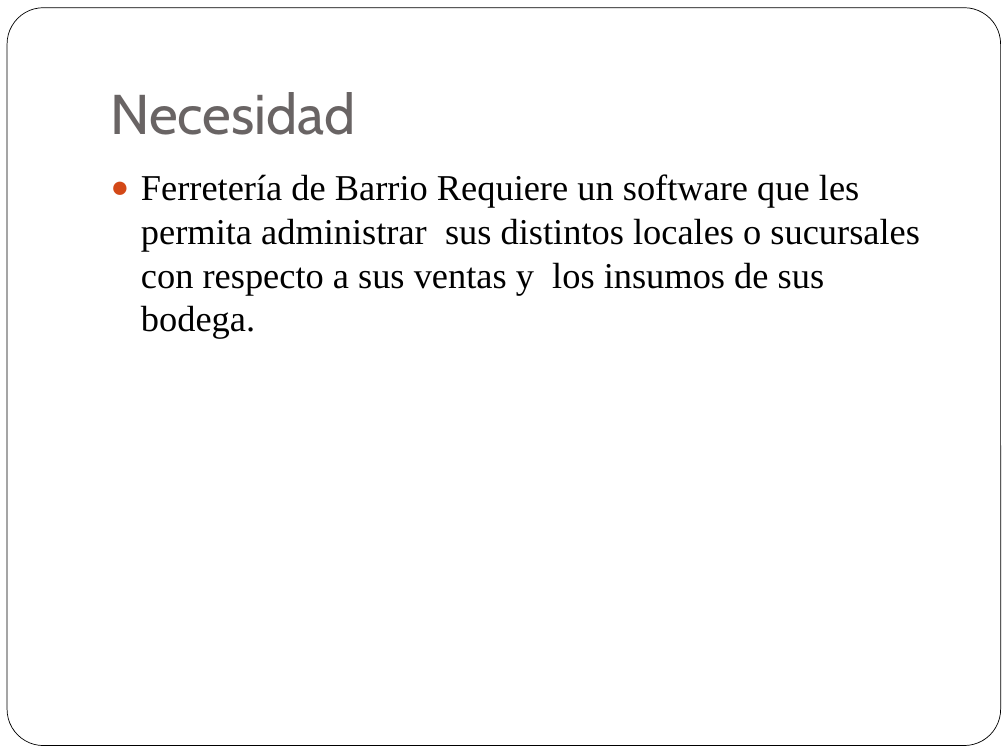
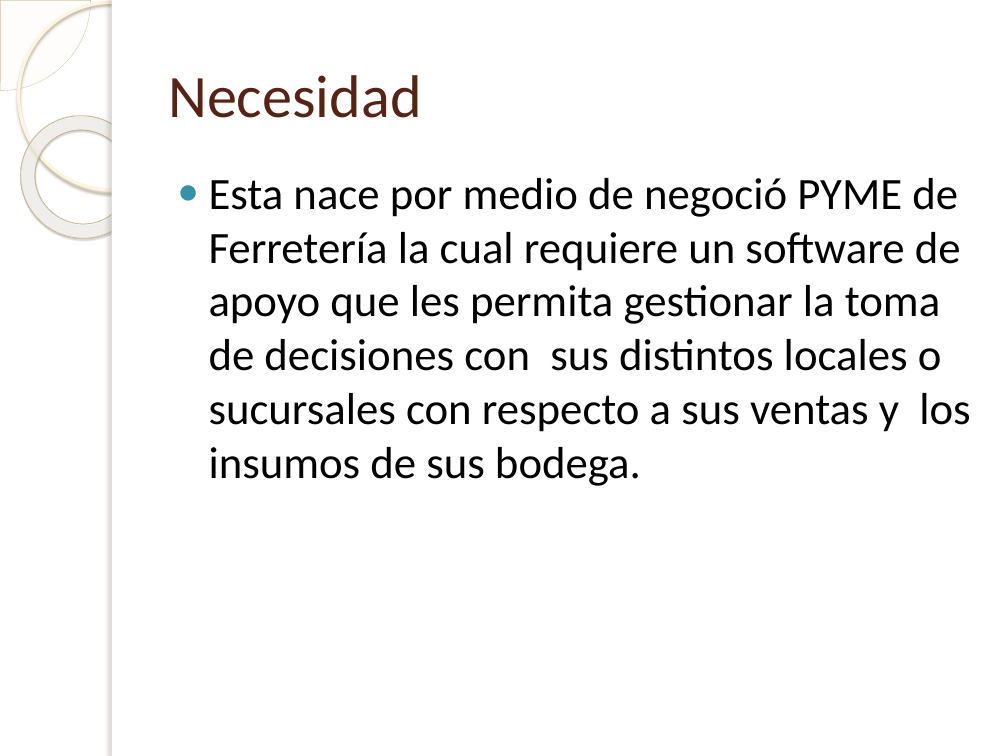
Before and after one commit to tonporaqui/DocProyecto, a slide deck: slide 3 of Proyecto SIAF.pptx (slide 2 before the commit). Drawn at 1008x756 pixels with LibreOffice and Linux fonts; fonts in the diff are those of the drawing; background and template pictures are left out. Boxes give left, top, right and bottom in pixels: in the first picture for what was removed or moved away, otherwise in the second. Text is boxed around its words. In the diff, an @@ line names an element or a change of style, - is before the commit and + after.

```diff
--- a/Proyecto SIAF.pptx
+++ b/Proyecto SIAF.pptx
@@ pie slice (boxed as its full ellipse) added at box(0, 0, 91, 91), fill #FEFAF4 at 33% opacity, outline #D3C39F 0.25 pt @@
@@ rounded rectangle removed at box(7, 8, 1001, 746) @@
@@ ellipse added at box(18, 2, 206, 190), outline #FFF5DE 2.15 pt @@
@@ rectangle added at box(112, 0, 1008, 756), fill #FFFFFF @@
@@ rectangle added at box(112, 0, 120, 756), fill #FFFFFF @@
@@ title "Necesidad": place and size @@
-title "Necesidad" at box(111, 92, 356, 135)
+title "Necesidad" at box(168, 75, 421, 118)
@@ title "Necesidad" at box(168, 75, 421, 118): size 40 to 43 pt, font Cabin to Calibri, text colour #696464 to #572314; vertical alignment bottom to middle @@
@@ donut added at box(0, 91, 169, 263), fill gradient #FFFCF6 to #FFFEFB to #F0D28E, outline #C7B893 0.58 pt @@
@@ text at box(209, 178, 970, 486): text changed; size 26 to 32 pt; font Times New Roman to Calibri @@
-● Ferretería de Barrio Requiere un software que les permita administrar sus distintos locales o sucursales con respecto a sus ventas y los insumos de sus bodega.
+● Esta nace por medio de negoció PYME de Ferretería la cual requiere un software de apoyo que les permita gestionar la toma de decisiones con sus distintos locales o sucursales con respecto a sus ventas y los insumos de sus bodega.
```
Also in this commit, not shown: 4 other slides changed, 8 slides added, 2 slides removed, 1 other file.
